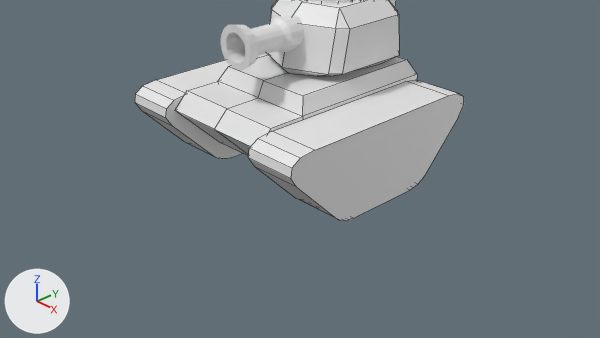
One commit to the Blender file Tank/Tank1.blend: the scene before it, then after it.
Before and after are seen from the file's camera 'Camera'. Every picture has the same lights, and +X, +Y and +Z are marked at lower left. Mesh edges are drawn as thin lines on the coarser meshes.

The first picture shows 'Cabine', 'Cannon', 'Center', 'Tracks'.
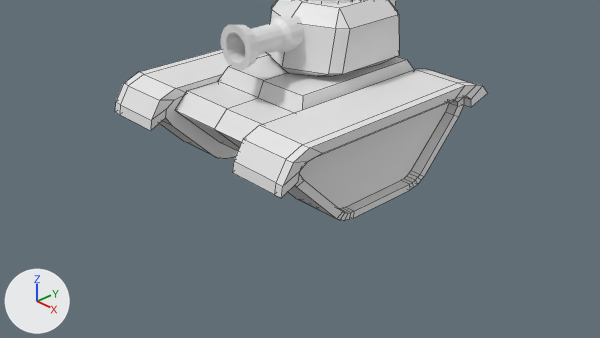
Where the change shows, as pixel boxes [x1, y1, x2, y2] in the pictures (600 x 338 px):
'Tracks', reshaped (13% wider)
    before: [135, 54, 464, 220]
    after: [115, 49, 488, 220]

Edits to the bpy script that builds the scene:
```text
Change me_cube_001:
    used by ob_tracks; location = (1.207, -0.01, 0.7); rotation_euler = (0.0, 0.0, 7.854), in degrees (0, 0, 90); scale = (1.0, 0.35, 0.7)
    remove me_cube_001.from_pydata(...)  # 40 vertices, 22 faces; spans x -1.53..1.53, y -0.84..1.16, z -1.0..0.58
    add me_cube_001.from_pydata(...)  # 112 vertices, 94 faces; spans x -1.77..1.88, y -1.17..1.16, z -1.0..0.76
    me_cube_001 part 1
    8 faces are deleted
    44 vertices are added at x -1.77..1.88, y -1.17..1.16, z -0.87..0.76
    8 new vertices lie (0.0, -0.33, 0.0) away from vertices in x -1.53..1.53, y -0.84, z 0.27..0.58
    20 new vertices lie (0.0, 0.41, 0.0) away from vertices in x -1.4..1.4, y -0.84, z -0.87..0.46
    80 new faces join them
```
